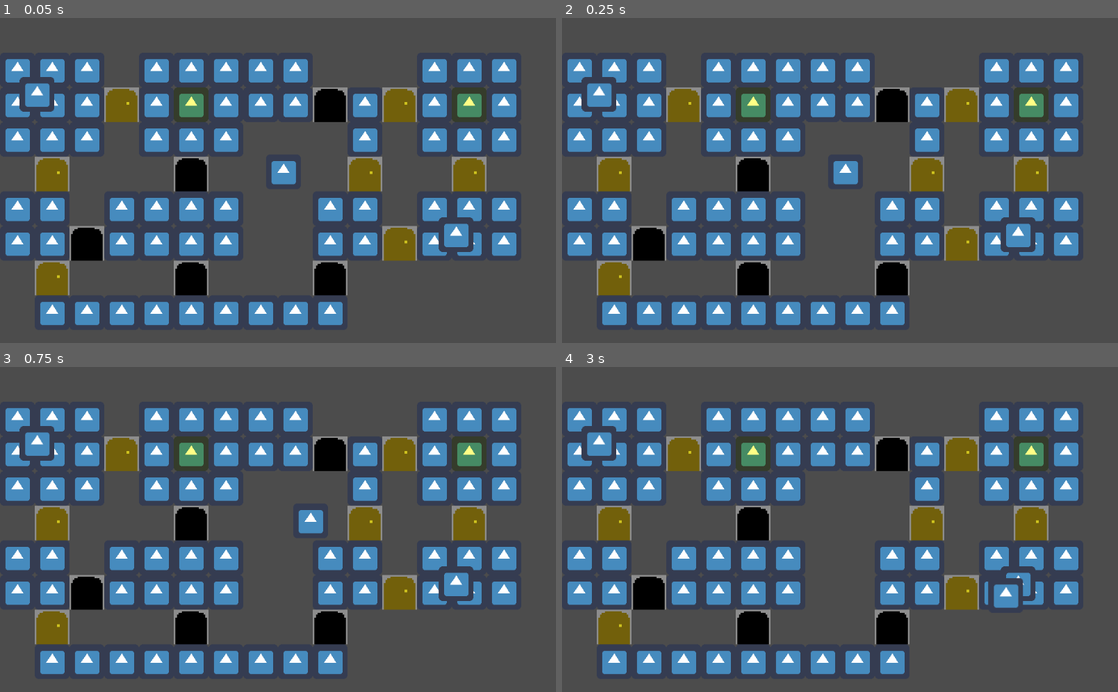
Above: before the commit, frames 1-4 (two rows, left to right).
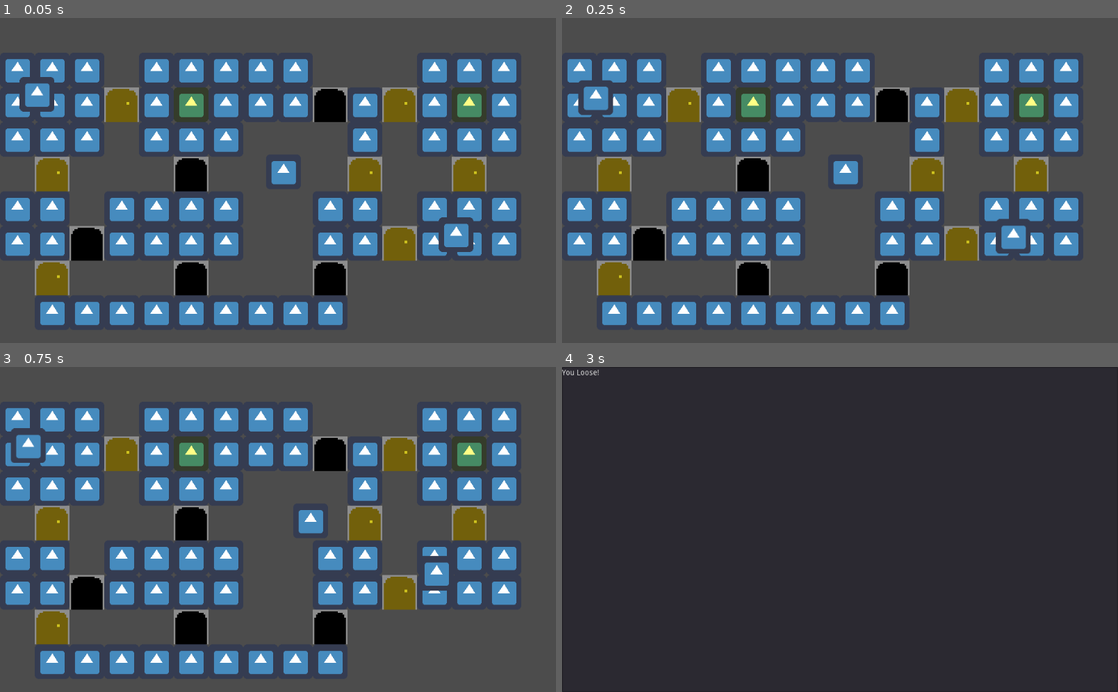
Above: after the commit, the same moments.

Repository: Omivel/LudemDare46
Game: Godot game, scene res://Levels/TestLevel.tscn
Same seed, same stepped clock (60 frames per second), same inputs: the game is played once before the commit and once after it. The engine's default icon, where the game draws it, is replaced by a stand-in: a white triangle on a blue panel in a dark square.
Inputs (mouse positions are in pixels of both pictures, inside the frame that each line leads up to):
- Up to frame 1 (0.05 s): no input
- Up to frame 2 (0.25 s): no input
- Up to frame 3 (0.75 s): move the mouse to (400, 513) at 0.52 s; press the mouse at (400, 513) at 0.53 s; hold Right (ui_right) from 0.53 s (still down)
- Up to frame 4 (3 s): tap Space (ui_select) at 0.77, 1.52 s; move the mouse to (728, 545) at 1.27 s; release Right (ui_right) at 1.28 s; release the mouse at (728, 545) at 1.28 s; hold Down (ui_down) 1.28-2.03 s; click (728, 545) at 1.35 s; move the mouse to (895, 458) at 2.02 s; press the mouse at (895, 458) at 2.03 s; hold Right (ui_right) 2.03-2.78 s; move the mouse to (812, 594) at 2.77 s; release the mouse at (812, 594) at 2.78 s; hold Up (ui_up) from 2.78 s (still down); click (812, 594) at 2.85 s

Frame 1 is identical in both runs. In frame 2, 0.8% of the frame differs, in the area x 2-86%, y 18-73%; in frame 3, 1.2%; in frame 4, 99%, in the area x 0-100%, y 0-100%.
Error before the commit: Invalid call. Nonexistent function 'commect' in base 'Area2D (Trigger.gd)'. (res://Levels/TestLevel.gd:15)

Commit message:
dded things

Diff:
--- a/game/Levels/TestLevel.gd
+++ b/game/Levels/TestLevel.gd
@@ -12,7 +12,7 @@
 
 	$KinematicBody2D.connect("is_moving", self, "is_moving")
 	$Monster.connect("failstate", self, "failstate")
-	$Trigger.commect("not_door", self, "not_door")
+	$Trigger.connect("not_door", self, "not_door")
 	for child in get_children():
 		#connect to doors
 		if child is Trigger:
